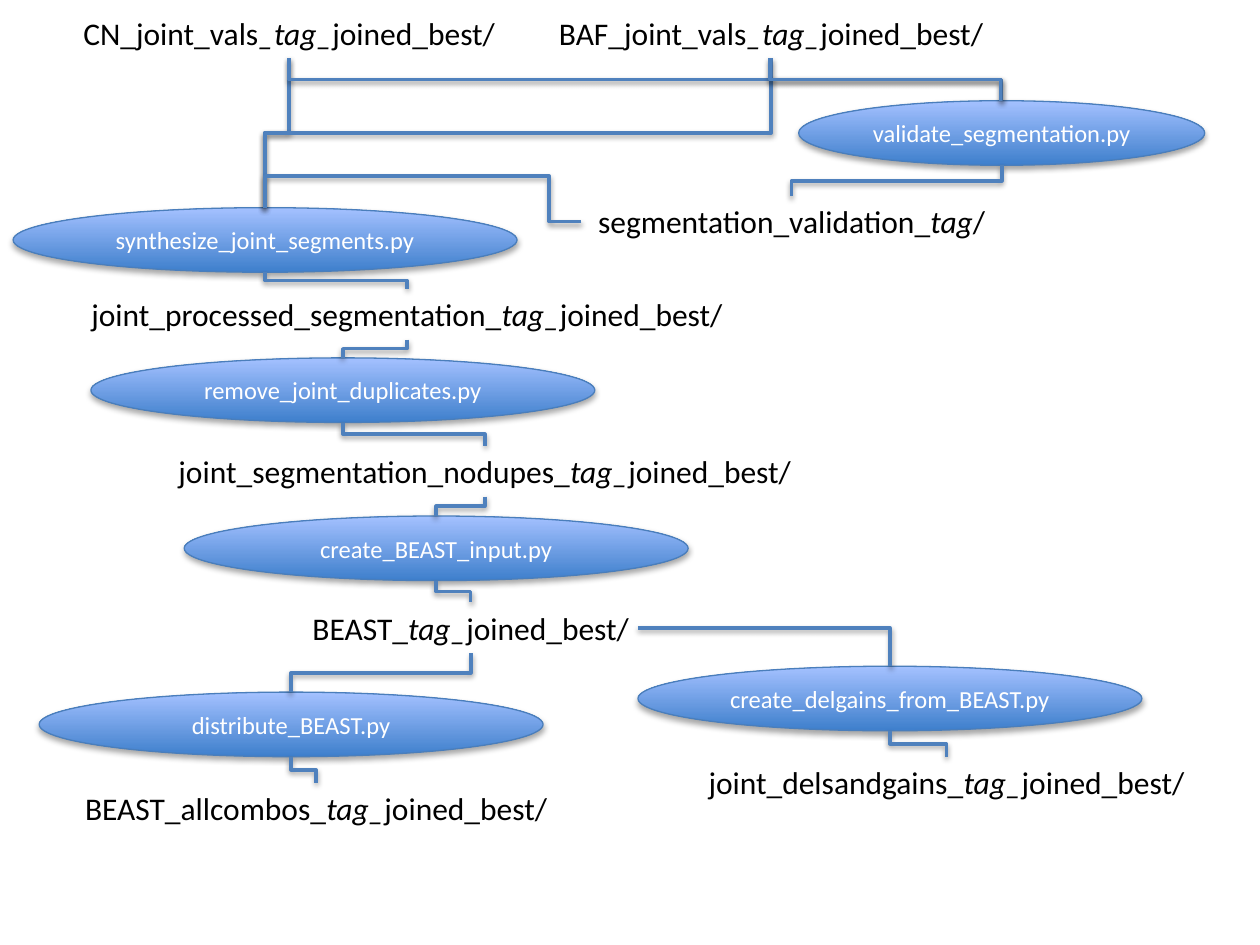
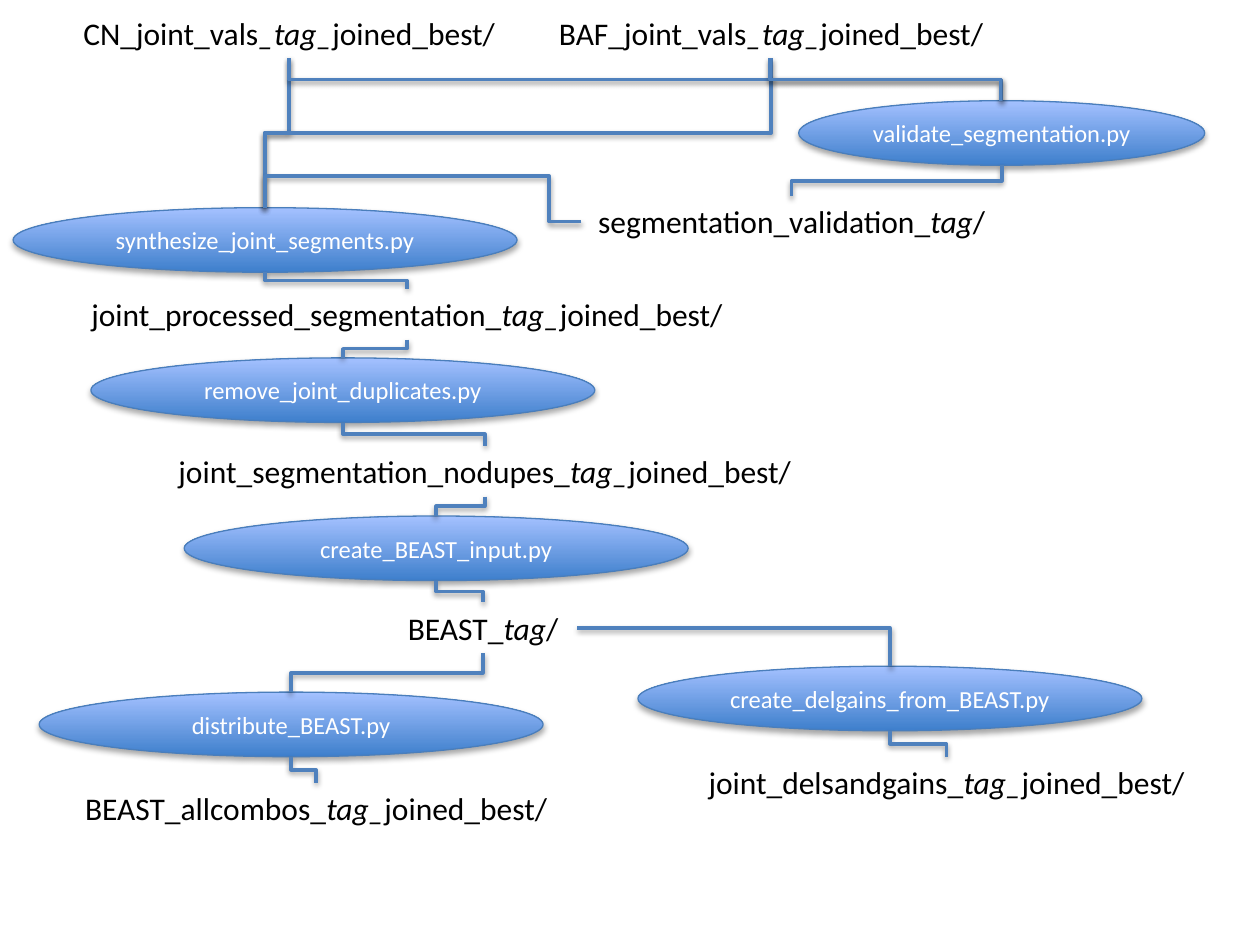
Before and after one commit to luciansmith/kuhner-python, a slide deck: slide 5 of Python program structure.pptx. Drawn at 1260x945 pixels with LibreOffice and Linux fonts; fonts in the diff are those of the drawing. Boxes give left, top, right and bottom in pixels: in the first picture for what was removed or moved away, otherwise in the second. Text is boxed around its words. In the diff, an @@ line names an element or a change of style, - is before the commit and + after.

```diff
--- a/Python program structure.pptx
+++ b/Python program structure.pptx
@@ elbow line moved from (436, 581) - (471, 602) to (436, 581) - (483, 602) @@
@@ text at (x1=408, y1=618, x2=558, y2=646): text changed @@
-BEAST_tag_joined_best/
+BEAST_tag/
@@ elbow line moved from (638, 627) - (890, 667) to (577, 627) - (890, 667) @@
@@ elbow line moved from (471, 654) - (291, 692) to (483, 654) - (291, 692) @@
```
Also in this commit, not shown: 1 other slide changed, 19 other files.
